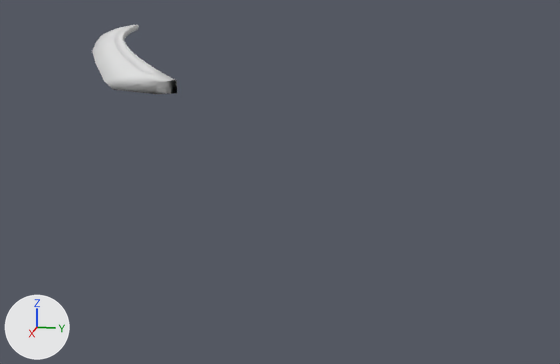
The Blender file Katana do eksportu.blend, before and after one commit.
The view is the same before and after, from a 50 mm lens placed at (3.088, 1.116, 0.253), pointed at (1.736, 0.846, -0.085). The lights are fixed; the arrows at lower left show +X, +Y and +Z. Mesh edges are drawn as thin lines on the coarser meshes.

Names of what the first picture shows: 'Ostrze_LP'.
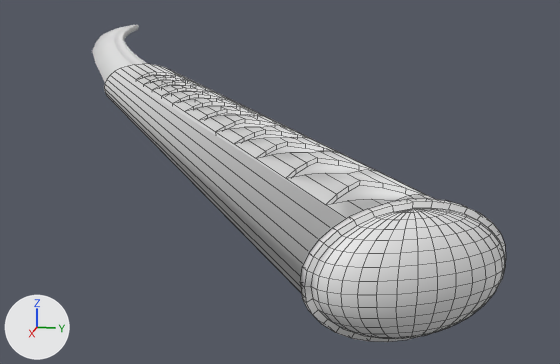
Edits to the bpy script that builds the scene:
```text
Add img_rękojesc_normal:
    img_rękojesc_normal = load_image('Rękojesc Normal', '_unpacked/R_kojesc_Normal', 1024, 1024, 'Non-Color')
Add mat_material_004:
    mat_material_004 = bpy.data.materials.new('Material.004')
    # uses the picture img_rękojesc_normal
Change me_sphere_002:
    used by ob_rekojesc_lp; location = (2.396, 1.101, 0.0); rotation_euler = (0.0, 0.0, 0.555), in degrees (0, 0, 32); scale = (0.0475, 0.0997, 0.0616)
    remove me_sphere_002.from_pydata(...)  # 385 vertices, 386 faces; spans x -32.5..1.0, y -1.1..1.5, z -1.1..1.1
    add me_sphere_002.from_pydata(...)  # 961 vertices, 842 faces; spans x -32.4..1.0, y -1.1..1.5, z -1.1..1.1
    me_sphere_002 part 1: 18 vertices moved from x -32.5..-32.3, y -0.6..1.5, z -0.7..0.7 to x -32.4..-32.2, y -0.6..1.5, z -0.7..0.7; 14 vertices removed from x -32.5..-32.4, y -0.2..1.0, z -1.0..1.0; 590 vertices added at x -32.3..-0.6, y -0.5..1.0, z -1.0..1.0
    me_sphere_002 part 2: 370 faces spanning x -32.4..1.0, y -1.1..1.5, z -1.1..1.1 switch from mat_material_001 to mat_material_004
Change ob_rekojesc_lp:
    remove ob_rekojesc_lp.hide_render = True
```

Boxes (x1, y1, x2, y2) around the edits, measured in the pictures (560 x 364 px):
'Rekojesc_LP', shown
    after: (104, 64, 506, 342)
part 1 of me_sphere_002, built on
    after: (104, 64, 434, 292)
part 2 of me_sphere_002, recoloured
    after: (300, 198, 506, 342)
